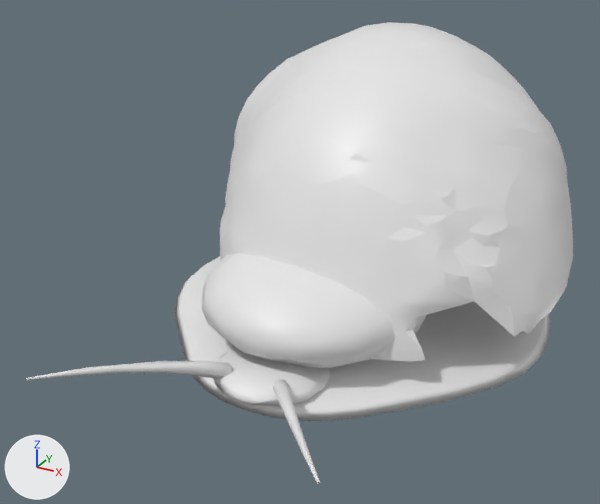
One commit to the glTF model apps/web/public/assets/snail/nerite-snail/lod1.glb: the scene before it, then after it.
Rendered twice from a 50 mm lens placed at (0.0152, -0.0331, 0.0191), pointed at (-0.0012, -0.0033, 0.0042). The axes (+X, +Y, +Z) are drawn at lower left. The lights are the same throughout. The first picture is the older version. Vertices at exactly the same position are counted once.

The scene before the commit, as lines of its bpy script (objects in view):
```python
me_nerite_snail = bpy.data.meshes.new('nerite-snail')
me_nerite_snail.from_pydata(...)  # 2126 vertices, 4238 faces; spans x -0.0094..0.0098, y -0.0152..0.0125, z 0.0..0.0131
# faces by material slot: [3600, 638]
me_nerite_snail.materials.append(mat_nerite_shell)  # its picture is missing
me_nerite_snail.materials.append(mat_nerite_body)  # its picture is missing
ob_nerite_snail = bpy.data.objects.new('nerite-snail', me_nerite_snail)
ob_nerite_snail.location = (0.0, 0.0, 0.0)
```
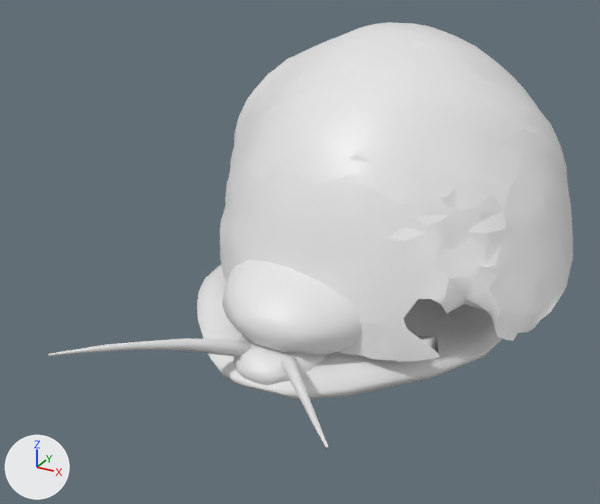
The newer file is also turned or shifted as a whole; pictures and numbers use the older file's frame.

The change in detail:
me_nerite_snail is used by ob_nerite_snail; location (0.0, 0.0, 0.0).
me_nerite_snail had 2126 vertices, 4238 faces and spanned x -0.0094..0.0098, y -0.0152..0.0125, z 0.0..0.0131.
me_nerite_snail now has 2173 vertices, 4332 faces and spans x -0.0094..0.0098, y -0.0142..0.0125, z 0.0..0.0131.
me_nerite_snail part 1: the loose piece of 145 vertices spanning x -0.0092..0.0092, y -0.0099..0.0099, z 0.0..0.0013 is rebuilt with 167 vertices and now spans x -0.0076..0.0076, y -0.0093..0.0085, z 0.0..0.0019.
me_nerite_snail part 2: the loose piece of 86 vertices spanning x -0.0051..0.0051, y -0.0091..0.0013, z 0.0005..0.005 is rebuilt with 94 vertices and now spans x -0.0042..0.0042, y -0.0085..0.0019, z 0.0007..0.005.
me_nerite_snail part 3: the loose piece of 44 vertices spanning x -0.0025..0.0025, y -0.0103..-0.0055, z 0.0003..0.0015 is rebuilt with 58 vertices and now spans x -0.002..0.002, y -0.0093..-0.0045, z 0.0005..0.0021.
me_nerite_snail part 4: the loose piece of 28 vertices spanning x 0.001..0.0061, y -0.0152..-0.009, z 0.001..0.0028 is rebuilt with 29 vertices and now spans x 0.0007..0.0058, y -0.0142..-0.008, z 0.0015..0.0033.
me_nerite_snail part 5: the loose piece of 26 vertices spanning x -0.0061..-0.001, y -0.0152..-0.009, z 0.001..0.0028 is rebuilt with 29 vertices and now spans x -0.0058..-0.0007, y -0.0142..-0.008, z 0.0015..0.0033.
me_nerite_snail part 6: 11 vertices moved from x -0.0079..0.009, y -0.0057..0.0081, z 0.002..0.0125 to x -0.008..0.0089, y -0.0053..0.0079, z 0.002..0.0126; 241 vertices removed from x -0.0089..0.0091, y -0.0062..0.0122, z 0.0018..0.013; 241 vertices added at x -0.0088..0.0091, y -0.0061..0.0115, z 0.0018..0.0131.
Other edits to the shape of me_nerite_snail do not show in these pictures.

What differs and where, as boxes (x1, y1, x2, y2) in the pictures (600 x 504 px; the box of a moved part takes in the faces that stretch with it):
'nerite-snail', reshaped (8% shorter)
    before: (26, 22, 573, 484)
    after: (49, 22, 573, 449)
part 1 of me_nerite_snail, rebuilt
    before: (175, 256, 551, 421)
    after: (197, 265, 502, 400)
part 2 of me_nerite_snail, rebuilt
    before: (201, 253, 426, 368)
    after: (222, 259, 362, 355)
part 3 of me_nerite_snail, rebuilt
    before: (214, 347, 330, 406)
    after: (234, 335, 325, 385)
part 4 of me_nerite_snail, rebuilt (9% shorter)
    before: (273, 380, 320, 484)
    after: (280, 354, 329, 449)
part 5 of me_nerite_snail, rebuilt
    before: (26, 361, 232, 381)
    after: (49, 338, 249, 357)
part 6 of me_nerite_snail, moved or reshaped
    before: (220, 22, 570, 361)
    after: (220, 22, 560, 361)
